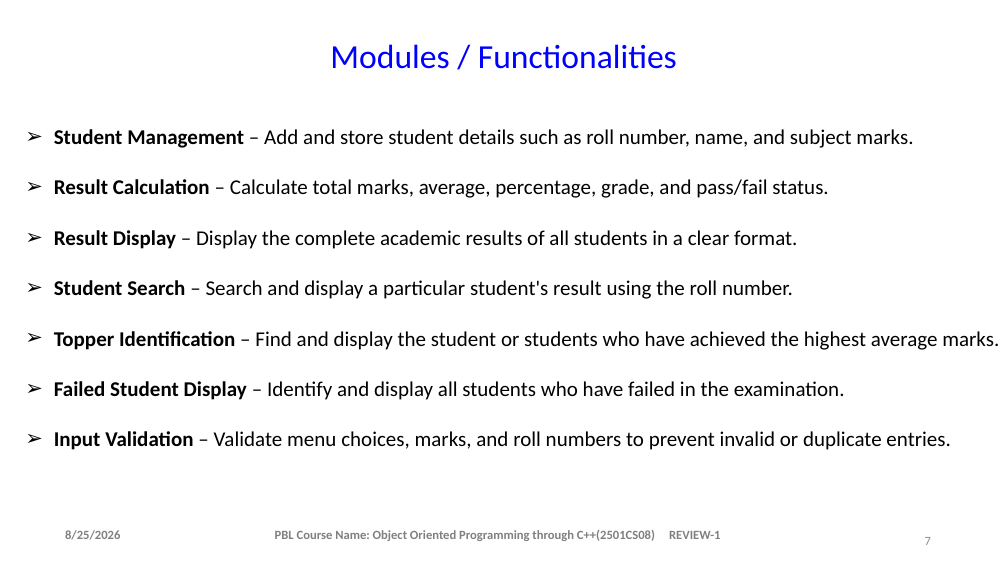
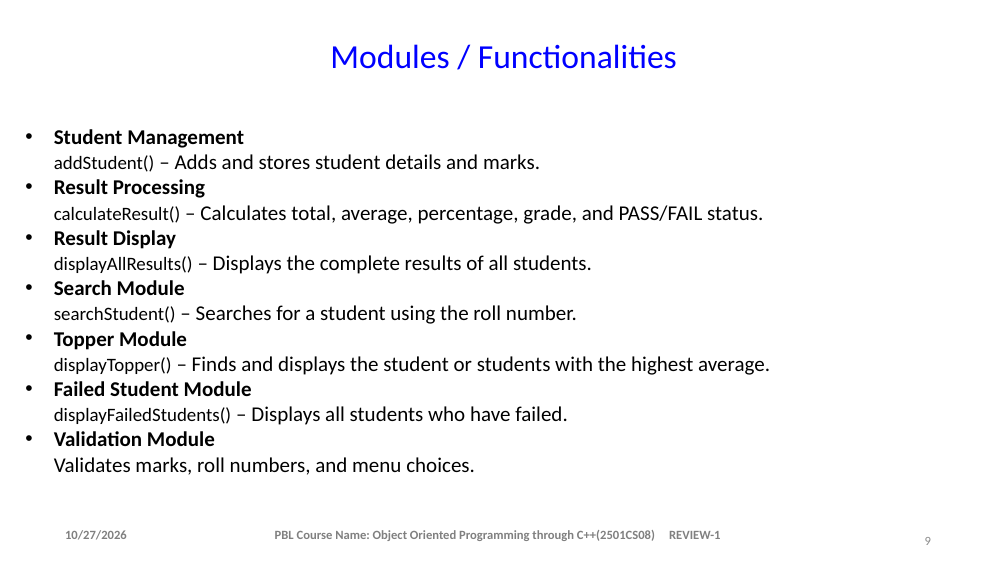
Before and after one commit to saipasupuleti314-oss/c-, a slide deck: slide 9 of student result system ppt.pptx (slide 7 before the commit). Drawn at 1008x567 pixels with LibreOffice and Linux fonts; fonts in the diff are those of the drawing; background and template pictures are left out. Boxes give left, top, right and bottom in pixels: in the first picture for what was removed or moved away, otherwise in the second. Text is boxed around its words. In the diff, an @@ line names an element or a change of style, - is before the commit and + after.

```diff
--- a/student result system ppt.pptx
+++ b/student result system ppt.pptx
@@ text at box(54, 129, 770, 475): text changed @@
-➢ Student Management – Add and store student details such as roll number, name, and subject marks.
-➢ Result Calculation – Calculate total marks, average, percentage, grade, and pass/fail status.
-➢ Result Display – Display the complete academic results of all students in a clear format.
-➢ Student Search – Search and display a particular student's result using the roll number.
-➢ Topper Identification – Find and display the student or students who have achieved the highest average marks.
-➢ Failed Student Display – Identify and display all students who have failed in the examination.
-➢ Input Validation – Validate menu choices, marks, and roll numbers to prevent invalid or duplicate entries.
+• Student Management
+  addStudent() – Adds and stores student details and marks.
+• Result Processing
+  calculateResult() – Calculates total, average, percentage, grade, and PASS/FAIL status.
+• Result Display
+  displayAllResults() – Displays the complete results of all students.
+• Search Module
+  searchStudent() – Searches for a student using the roll number.
+• Topper Module
+  displayTopper() – Finds and displays the student or students with the highest average.
+• Failed Student Module
+  displayFailedStudents() – Displays all students who have failed.
+• Validation Module
+  Validates marks, roll numbers, and menu choices.
@@ text at box(65, 530, 127, 540): text changed @@
-8/25/2026
+10/27/2026
@@ page number at box(925, 537, 931, 545): text changed @@
-7
+9
```
Also in this commit, not shown: 10 other slides changed, 9 slides added, 1 slide removed.
